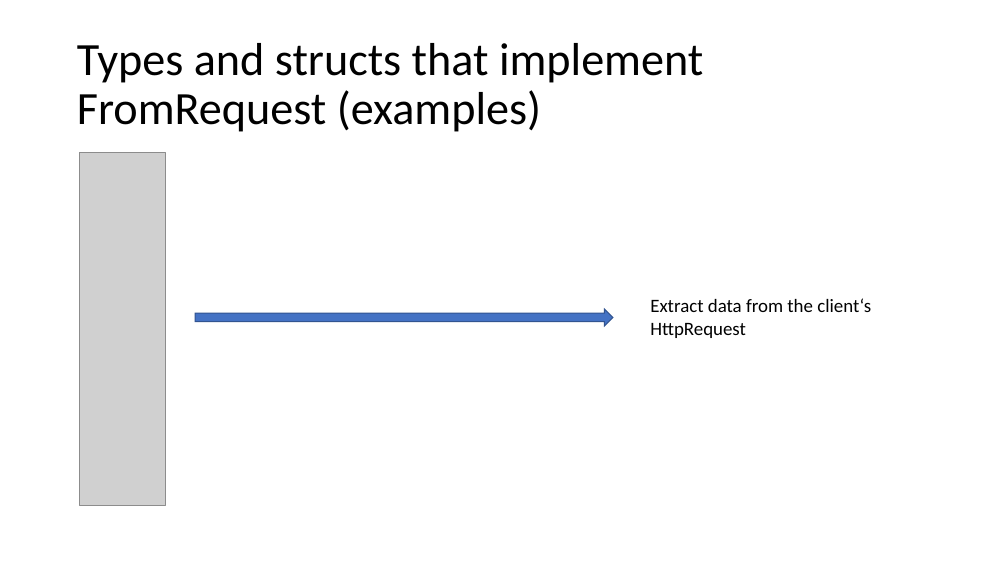
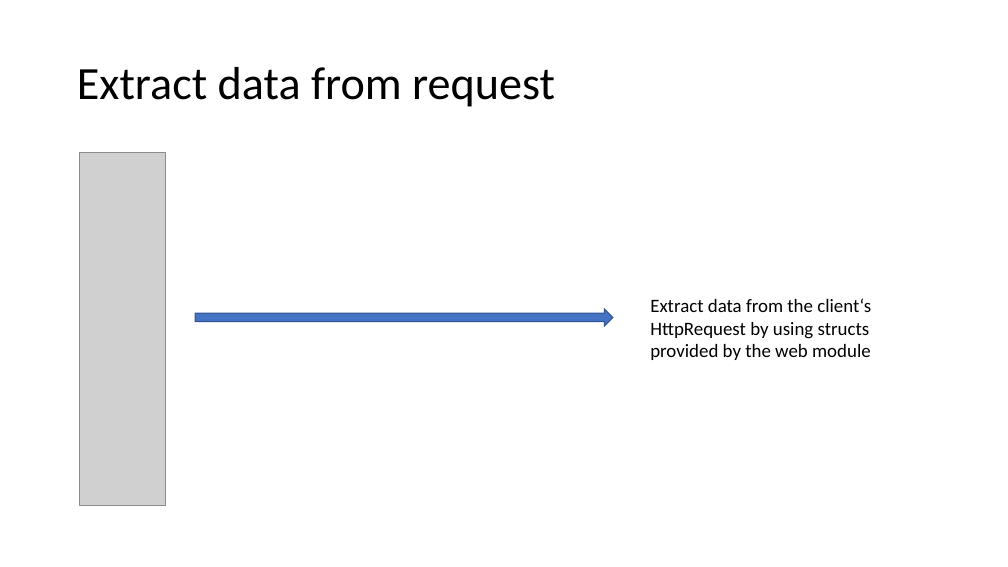
Before and after one commit to floscodes/actix_talk, a slide deck: slide 8 of Pres.pptx. Drawn at 1008x567 pixels with LibreOffice and Linux fonts; fonts in the diff are those of the drawing; grey boxes stand for pictures. Boxes give left, top, right and bottom in pixels: in the first picture for what was removed or moved away, otherwise in the second. Text is boxed around its words. In the diff, an @@ line names an element or a change of style, - is before the commit and + after.

Commit message:
modified pres

```diff
--- a/Pres.pptx
+++ b/Pres.pptx
@@ title at bbox=[77, 67, 555, 107]: text changed @@
-Types and structs that implement FromRequest (examples)
+Extract data from request
@@ text at bbox=[650, 298, 871, 360]: text changed @@
-Extract data from the client‘s HttpRequest
+Extract data from the client‘s HttpRequest by using structs provided by the web module
```
